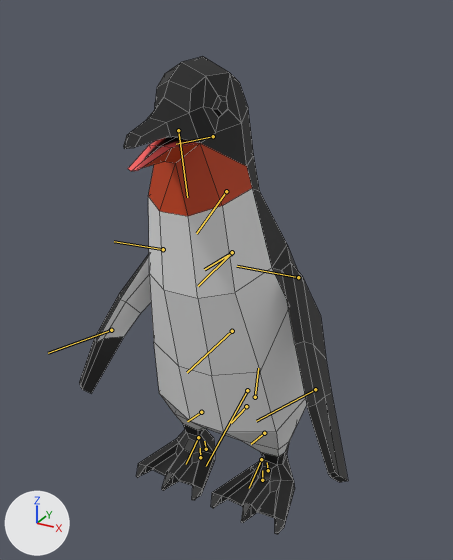
The FBX model Assets/Models/Penguin/Penguin@CATCH.FBX: old version first, new version second.
Rendered twice from a 50 mm camera at (0.667, -1.212, 1.197) aimed at (-0.006, 0.012, 0.585). Every picture has the same lights, and +X, +Y and +Z are marked at lower left. Both versions are drawn at frame 11 of the action 'Take 001'; the numbers are the values there. The bones that bend it are drawn over the model as lines. Mesh edges are drawn as thin lines.

Names of what the first picture shows: 'penguin'.
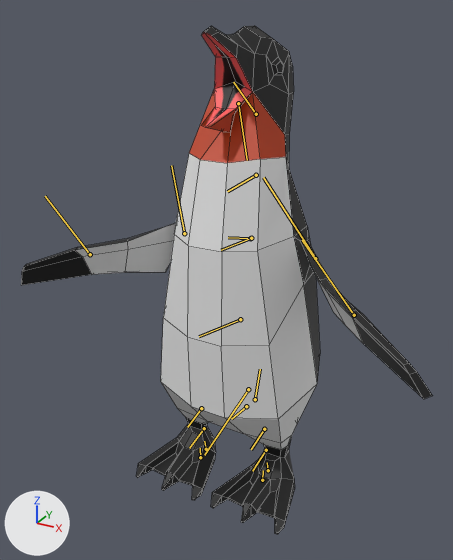
Pixel boxes [x1, y1, x2, y2] of what changed, in the pictures (453 x 560 px):
'penguin', posed (53% wider, 6% taller): before [79, 56, 348, 534]; after [21, 26, 433, 534]
bone 'Penguin-RIGPelvis', root to tip: before (246, 406) to (231, 423); after (246, 406) to (231, 419)
bone 'Penguin-RIGRThigh', root to tip: before (201, 412) to (187, 421); after (201, 408) to (187, 427)
bone 'Penguin-RIGR2', root to tip: before (198, 437) to (186, 464); after (204, 428) to (189, 448)
bone 'Penguin-RIGSpine1', root to tip: before (247, 390) to (206, 466); after (248, 389) to (204, 455)
bone 'Penguin-RIGSpine2', root to tip: before (232, 331) to (187, 372); after (240, 319) to (199, 336)
bone 'Penguin-RIGRibcage', root to tip: before (231, 253) to (204, 269); after (250, 238) to (228, 237)
bone 'Penguin-RIGNeck2', root to tip: before (226, 191) to (196, 233); after (256, 175) to (227, 191)
bone 'Penguin-RIGHead', root to tip: before (213, 136) to (176, 144); after (256, 114) to (233, 82)
bone 'Penguin-RIGHeadBone001', root to tip: before (178, 130) to (187, 197); after (238, 103) to (247, 160)
bone 'Penguin-RIGRUpperarm', root to tip: before (163, 249) to (114, 241); after (184, 233) to (171, 165)
bone 'Penguin-RIGRForearm', root to tip: before (111, 330) to (48, 353); after (90, 254) to (45, 196)
bone 'Penguin-RIGLUpperarm', root to tip: before (298, 277) to (237, 266); after (315, 258) to (263, 177)
bone 'Penguin-RIGLForearm', root to tip: before (315, 389) to (256, 421); after (354, 315) to (302, 240)
bone 'Penguin-RIGLLegThigh', root to tip: before (264, 433) to (251, 444); after (264, 429) to (251, 449)
bone 'Penguin-RIGLLeg2', root to tip: before (261, 459) to (249, 488); after (266, 450) to (252, 471)

Edits to the bpy script that builds the scene:
```text
Change bone_penguin_rigpelvis:
    where bone_penguin_rigpelvis = bpy.data.objects['Armature'].pose.bones['Penguin-RIGPelvis']
    bone_penguin_rigpelvis.rotation_quaternion: (1.0, 0.0, 0.0, -0.008) -> (0.997, 0.0, 0.0, -0.08)  # degrees (0, 0, -1) -> degrees (0, 0, -9)
Change bone_penguin_rigrthigh:
    where bone_penguin_rigrthigh = bpy.data.objects['Armature'].pose.bones['Penguin-RIGRThigh']  # child of 'Penguin-RIGPelvis'
    bone_penguin_rigrthigh.rotation_quaternion: (1.0, 0.0, 0.0, -0.019) -> (0.962, 0.0, 0.005, -0.273)  # degrees (0, 0, -2) -> degrees (0, 1, -32)
Change bone_penguin_rigr2:
    where bone_penguin_rigr2 = bpy.data.objects['Armature'].pose.bones['Penguin-RIGR2']  # child of 'Penguin-RIGRThigh'
    bone_penguin_rigr2.rotation_quaternion: (1.0, 0.0, 0.0, 0.023) -> (0.919, 0.0, -0.008, 0.395)  # degrees (0, 0, 3) -> degrees (0, -1, 47)
Change bone_penguin_rigrfoot:
    where bone_penguin_rigrfoot = bpy.data.objects['Armature'].pose.bones['Penguin-RIGRFoot']  # child of 'Penguin-RIGR2'
    bone_penguin_rigrfoot.rotation_quaternion: (1.0, 0.0, 0.0, -0.012) -> (0.977, 0.0, -0.002, -0.212)  # degrees (0, 0, -1) -> degrees (0, 0, -24)
Change bone_penguin_rigspine1:
    where bone_penguin_rigspine1 = bpy.data.objects['Armature'].pose.bones['Penguin-RIGSpine1']  # child of 'Penguin-RIGPelvis'
    bone_penguin_rigspine1.rotation_quaternion: (1.0, 0.0, 0.0, -0.002) -> (1.0, 0.0, 0.0, -0.014)  # degrees (0, 0, 0) -> degrees (0, 0, -2)
Change bone_penguin_rigspine2:
    where bone_penguin_rigspine2 = bpy.data.objects['Armature'].pose.bones['Penguin-RIGSpine2']  # child of 'Penguin-RIGSpine1'
    bone_penguin_rigspine2.rotation_quaternion: (1.0, 0.0, 0.0, -0.006) -> (0.999, 0.0, 0.0, -0.055)  # degrees (0, 0, -1) -> degrees (0, 0, -6)
Change bone_penguin_rigribcage:
    where bone_penguin_rigribcage = bpy.data.objects['Armature'].pose.bones['Penguin-RIGRibcage']  # child of 'Penguin-RIGSpine2'
    bone_penguin_rigribcage.rotation_quaternion: (1.0, 0.0, 0.0, -0.001) -> (1.0, 0.0, 0.0, -0.011)  # degrees (0, 0, 0) -> degrees (0, 0, -1)
Change bone_penguin_rigneck2:
    where bone_penguin_rigneck2 = bpy.data.objects['Armature'].pose.bones['Penguin-RIGNeck2']  # child of 'Penguin-RIGNeck1'
    bone_penguin_rigneck2.rotation_quaternion: (1.0, 0.0, 0.0, -0.005) -> (0.999, 0.0, 0.0, -0.047)  # degrees (0, 0, -1) -> degrees (0, 0, -5)
Change bone_penguin_righead:
    where bone_penguin_righead = bpy.data.objects['Armature'].pose.bones['Penguin-RIGHead']  # child of 'Penguin-RIGNeck2'
    bone_penguin_righead.rotation_quaternion: (1.0, 0.0, 0.0, -0.011) -> (0.994, 0.0, 0.0, -0.108)  # degrees (0, 0, -1) -> degrees (0, 0, -12)
Change bone_penguin_righeadbone001:
    where bone_penguin_righeadbone001 = bpy.data.objects['Armature'].pose.bones['Penguin-RIGHeadBone001']  # child of 'Penguin-RIGHead'
    bone_penguin_righeadbone001.location: (-0.4, 0.6, 0.0) -> (-3.6, 6.2, 0.0)
    bone_penguin_righeadbone001.rotation_quaternion: (0.999, 0.0, 0.0, 0.04) -> (0.926, 0.0, 0.0, 0.377)  # degrees (0, 0, 5) -> degrees (0, 0, 44)
Change bone_penguin_rigrupperarm:
    where bone_penguin_rigrupperarm = bpy.data.objects['Armature'].pose.bones['Penguin-RIGRUpperarm']  # child of 'Penguin-RIGRibcage'
    bone_penguin_rigrupperarm.rotation_quaternion: (0.999, 0.009, -0.032, 0.018) -> (0.935, 0.084, -0.3, 0.17)  # degrees (1, -4, 2) -> degrees (4, -36, 19)
Change bone_penguin_rigrforearm:
    where bone_penguin_rigrforearm = bpy.data.objects['Armature'].pose.bones['Penguin-RIGRForearm']  # child of 'Penguin-RIGRUpperarm'
    bone_penguin_rigrforearm.rotation_quaternion: (1.0, 0.0, -0.012, 0.0) -> (0.993, -0.001, -0.117, 0.0)  # degrees (0, -1, 0) -> degrees (0, -13, 0)
Change bone_penguin_riglupperarm:
    where bone_penguin_riglupperarm = bpy.data.objects['Armature'].pose.bones['Penguin-RIGLUpperarm']  # child of 'Penguin-RIGRibcage'
    bone_penguin_riglupperarm.rotation_quaternion: (0.999, -0.001, 0.026, 0.025) -> (0.939, -0.012, 0.249, 0.239)  # degrees (0, 3, 3) -> degrees (6, 28, 30)
Change bone_penguin_riglforearm:
    where bone_penguin_riglforearm = bpy.data.objects['Armature'].pose.bones['Penguin-RIGLForearm']  # child of 'Penguin-RIGLUpperarm'
    bone_penguin_riglforearm.rotation_quaternion: (1.0, 0.0, 0.014, 0.0) -> (0.991, 0.001, 0.13, 0.0)  # degrees (0, 2, 0) -> degrees (0, 15, 0)
Change bone_penguin_rigllegthigh:
    where bone_penguin_rigllegthigh = bpy.data.objects['Armature'].pose.bones['Penguin-RIGLLegThigh']  # child of 'Penguin-RIGPelvis'
    bone_penguin_rigllegthigh.rotation_quaternion: (1.0, 0.0, 0.0, -0.019) -> (0.963, 0.0, -0.005, -0.27)  # degrees (0, 0, -2) -> degrees (0, -1, -31)
Change bone_penguin_riglleg2:
    where bone_penguin_riglleg2 = bpy.data.objects['Armature'].pose.bones['Penguin-RIGLLeg2']  # child of 'Penguin-RIGLLegThigh'
    bone_penguin_riglleg2.rotation_quaternion: (1.0, 0.0, 0.001, 0.023) -> (0.921, 0.0, 0.007, 0.39)  # degrees (0, 0, 3) -> degrees (0, 1, 46)
Change bone_penguin_rigllegfoot:
    where bone_penguin_rigllegfoot = bpy.data.objects['Armature'].pose.bones['Penguin-RIGLLegFoot']  # child of 'Penguin-RIGLLeg2'
    bone_penguin_rigllegfoot.rotation_quaternion: (1.0, 0.0, -0.001, -0.012) -> (0.977, 0.0, 0.001, -0.214)  # degrees (0, 0, -1) -> degrees (0, 0, -25)
```
